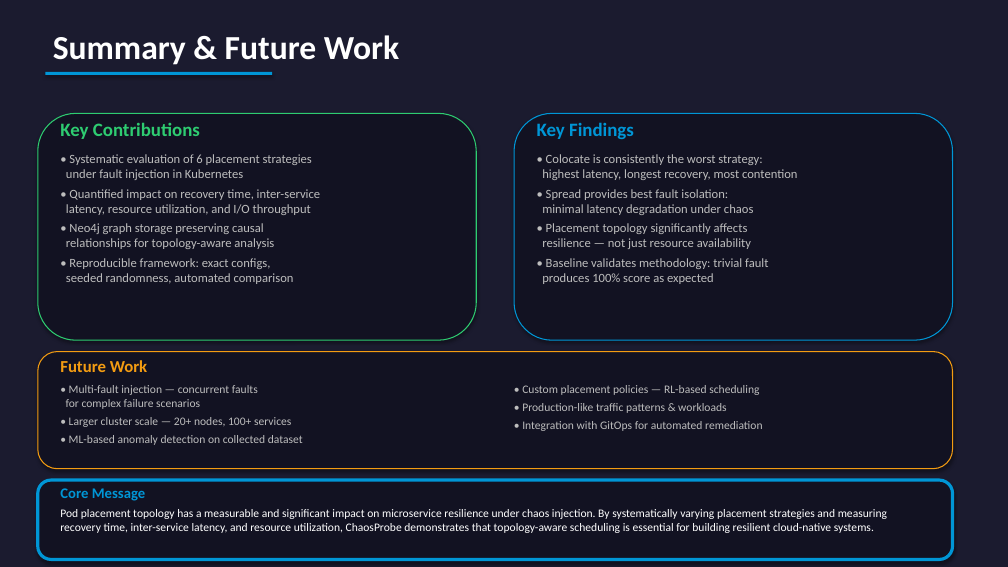
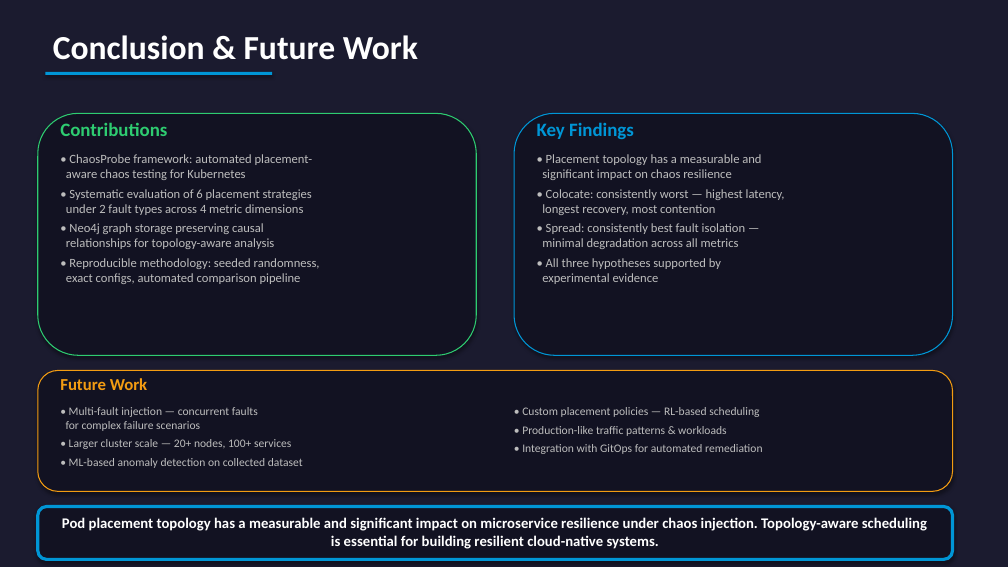
Before and after one commit to yhu02/uva-msc-thesis, a slide deck: slide 14 of ChaosProbe_Presentation.pptx (slide 18 before the commit). Drawn at 1008x567 pixels with LibreOffice and Linux fonts; fonts in the diff are those of the drawing. Boxes give left, top, right and bottom in pixels: in the first picture for what was removed or moved away, otherwise in the second. Text is boxed around its words. In the diff, an @@ line names an element or a change of style, - is before the commit and + after.

```diff
--- a/ChaosProbe_Presentation.pptx
+++ b/ChaosProbe_Presentation.pptx
@@ text at (x1=53, y1=35, x2=418, y2=60): text changed @@
-Summary & Future Work
+Conclusion & Future Work
@@ rounded rectangle resized from (x1=38, y1=113, x2=476, y2=340) to (x1=38, y1=113, x2=476, y2=355) @@
@@ rounded rectangle resized from (x1=514, y1=113, x2=953, y2=340) to (x1=514, y1=113, x2=953, y2=355) @@
@@ text at (x1=60, y1=122, x2=167, y2=136): text changed @@
-Key Contributions
+Contributions
@@ text at (x1=66, y1=154, x2=313, y2=215): text changed @@
-• Systematic evaluation of 6 placement strategies
-under fault injection in Kubernetes
-• Quantified impact on recovery time, inter-service
-latency, resource utilization, and I/O throughput
+• ChaosProbe framework: automated placement-
+aware chaos testing for Kubernetes
+• Systematic evaluation of 6 placement strategies
+under 2 fault types across 4 metric dimensions
@@ text at (x1=542, y1=154, x2=785, y2=284): text changed @@
-• Colocate is consistently the worst strategy:
-highest latency, longest recovery, most contention
-• Spread provides best fault isolation:
-minimal latency degradation under chaos
-• Placement topology significantly affects
-resilience — not just resource availability
-• Baseline validates methodology: trivial fault
-produces 100% score as expected
+• Placement topology has a measurable and
+significant impact on chaos resilience
+• Colocate: consistently worst — highest latency,
+longest recovery, most contention
+• Spread: consistently best fault isolation —
+minimal degradation across all metrics
+• All three hypotheses supported by
+experimental evidence
@@ text at (x1=66, y1=258, x2=320, y2=284): text changed @@
-• Reproducible framework: exact configs,
-seeded randomness, automated comparison
+• Reproducible methodology: seeded randomness,
+exact configs, automated comparison pipeline
@@ rounded rectangle resized from (x1=38, y1=352, x2=953, y2=469) to (x1=38, y1=371, x2=953, y2=492) @@
@@ text "Future Work" moved from (x1=60, y1=360, x2=148, y2=372) to (x1=60, y1=378, x2=148, y2=390) @@
@@ text "• Multi-fault injection — concurrent ..." moved from (x1=66, y1=385, x2=303, y2=445) to (x1=66, y1=407, x2=303, y2=468) @@
@@ text "• Custom placement policies — ..." moved from (x1=522, y1=385, x2=762, y2=431) to (x1=522, y1=407, x2=762, y2=454) @@
@@ rounded rectangle resized from (x1=38, y1=480, x2=953, y2=560) to (x1=38, y1=507, x2=953, y2=560) @@
@@ text removed at (x1=60, y1=488, x2=146, y2=501) @@
-Core Message
@@ text at (x1=62, y1=517, x2=927, y2=549): text changed; size 11 to 14 pt; bold on @@
-Pod placement topology has a measurable and significant impact on microservice resilience under chaos injection. By systematically varying placement strategies and measuring recovery time, inter-service latency, and resource utilization, ChaosProbe demonstrates that topology-aware scheduling is essential for building resilient cloud-native systems.
+Pod placement topology has a measurable and significant impact on microservice resilience under chaos injection. Topology-aware scheduling is essential for building resilient cloud-native systems.
```
Also in this commit, not shown: 3 other slides changed, 11 slides added, 14 slides removed, 18 other files.
